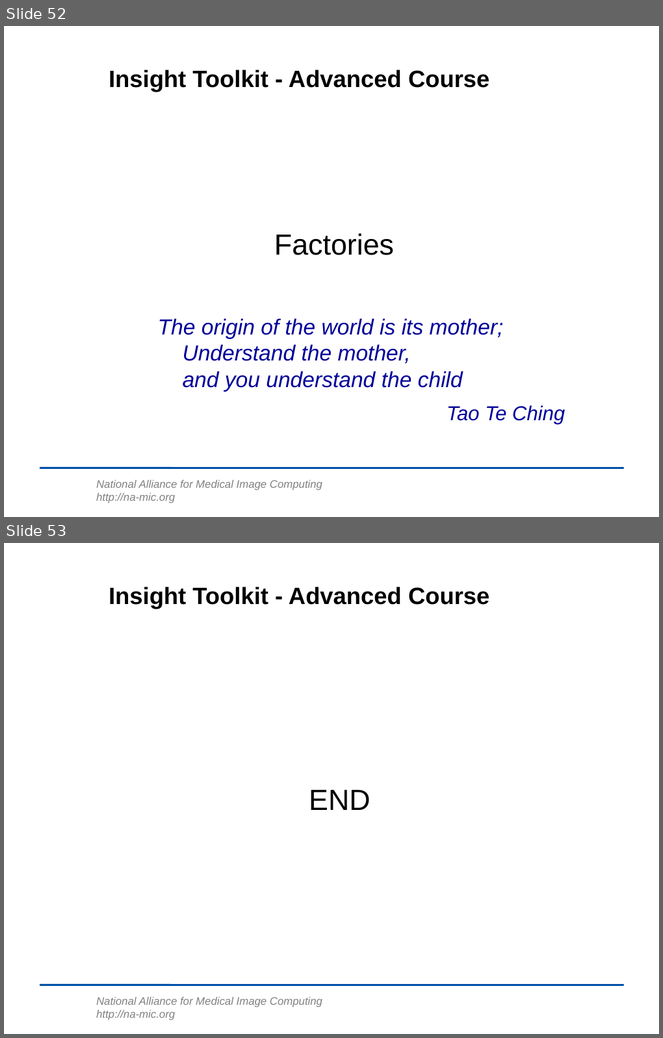
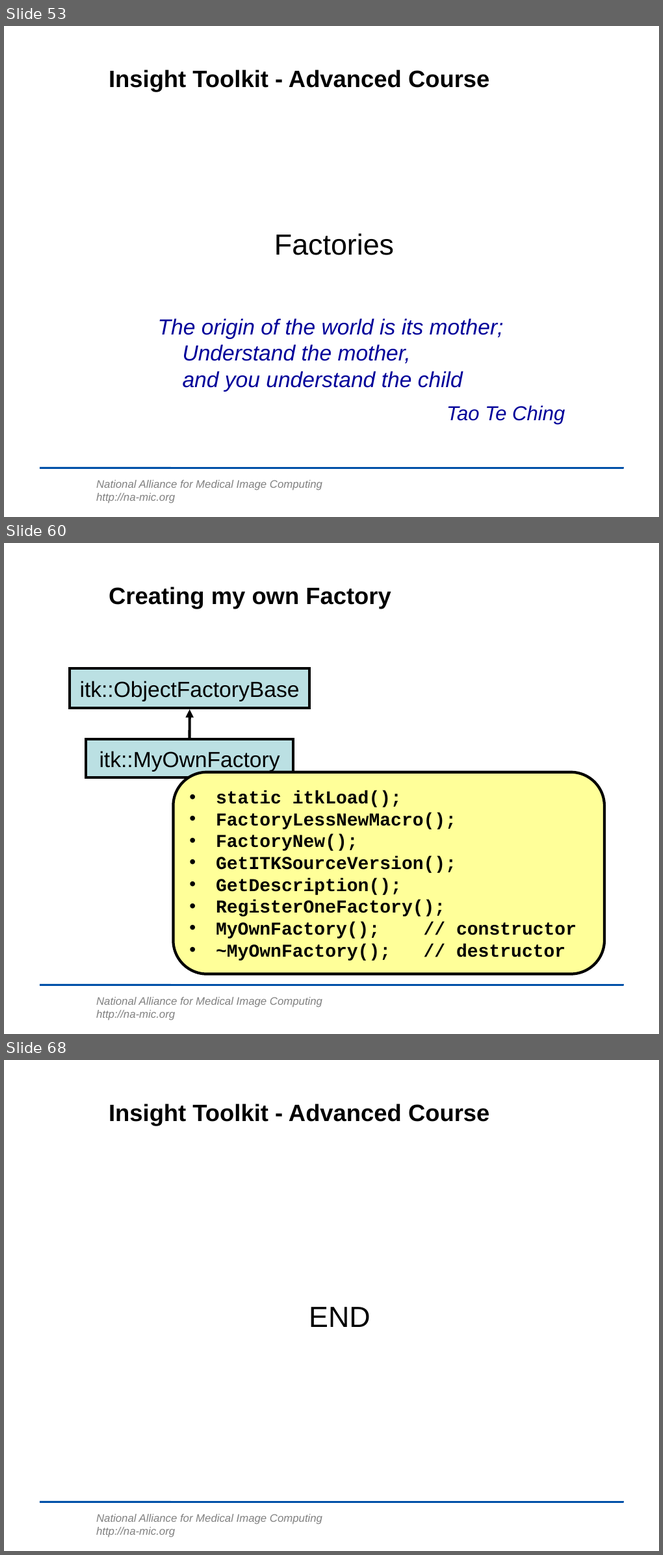
Before and after one commit to lheckemann/namic-sandbox, a slide deck: ITKAdvancedCourse/doc/presentations/Insight-DesignPatterns.ppt. Shown one above the other, each under a label of ours: slides 52 and 53 before the commit, slides 53, 60 and 68 after it; the slides between them are not shown. The pictures are 663x1038 and 663x1555 pixels, drawn with LibreOffice and Linux fonts; fonts in the diff are those of the drawing; background and template pictures are left out. Boxes give left, top, right and bottom in pixels: in the first picture for what was removed or moved away, otherwise in the second. Text is boxed around its words. In the diff, an @@ line names an element or a change of style, - is before the commit and + after.

```diff
--- a/ITKAdvancedCourse/doc/presentations/Insight-DesignPatterns.ppt
+++ b/ITKAdvancedCourse/doc/presentations/Insight-DesignPatterns.ppt
@@ slide 60 added at bbox=[4, 543, 659, 1034], background #FFFFFF; not listed: 2 template elements that a slide beside it also shows @@
@@ title added at bbox=[109, 587, 391, 609], 26 pt, text #000000, bold @@
+Creating my own Factory
@@ rectangle added at bbox=[70, 669, 310, 708], fill #BBE0E3, outline #000000 3 pt, 24 pt, text #000000 @@
+itk::ObjectFactoryBase
@@ arrow added from (189, 738) to (189, 709), #000000 3 pt @@
@@ rectangle added at bbox=[86, 739, 294, 778], fill #BBE0E3, outline #000000 3 pt, 24 pt, text #000000 @@
+itk::MyOwnFactory
@@ rounded rectangle added at bbox=[173, 772, 604, 974], fill #FFFF99, outline #000000 3 pt, 20 pt, text #000000, bold @@
+• static itkLoad();
+• FactoryLessNewMacro();
+• FactoryNew();
+• GetITKSourceVersion();
+• GetDescription();
+• RegisterOneFactory();
+• MyOwnFactory(); // constructor
+• ~MyOwnFactory(); // destructor
@@ what was slide 52 is now slide 53 @@
@@ what was slide 53 is now slide 68 @@
```
Also in this commit, not shown: 2 slides changed, 14 other slides added.
